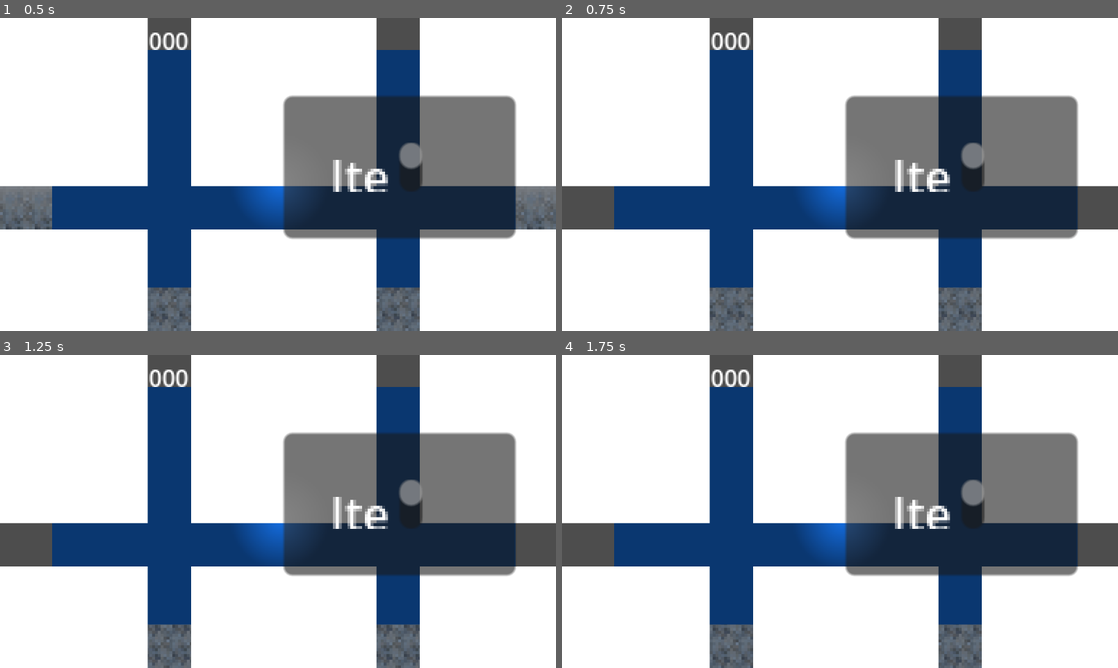
Above: before the commit, frames 1-4 (two rows, left to right).
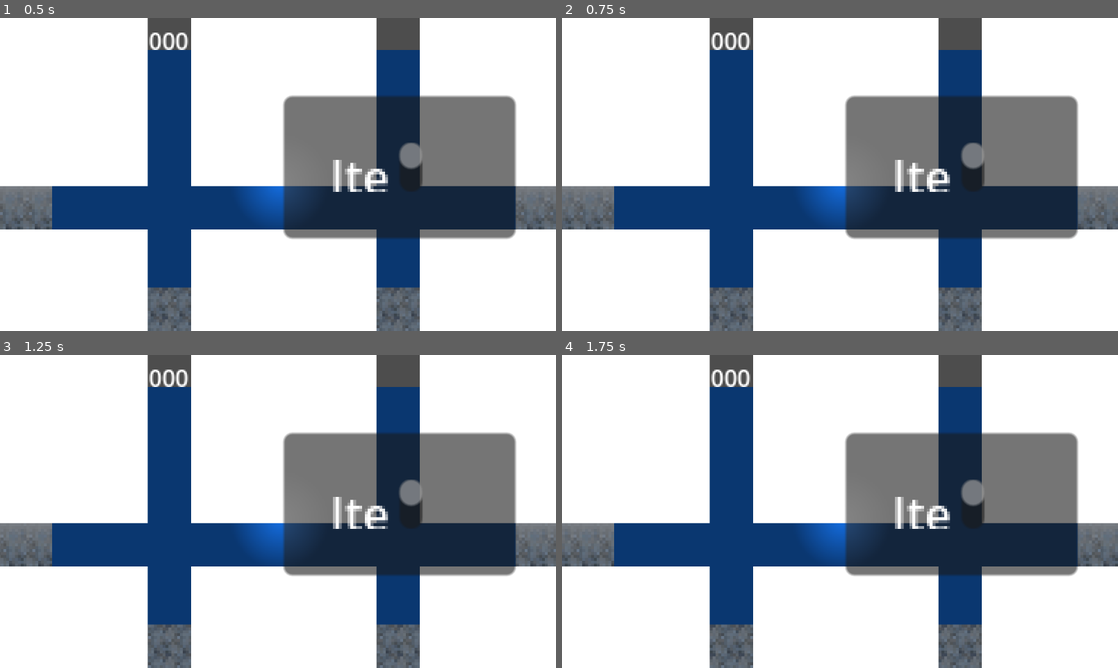
Above: after the commit, the same moments.

Repository: ThuyTran735/Asteroid-Psyche
Game: Godot game, scene res://Scenes/asteroid_psyche_two.tscn
The game is run twice, just before and just after one commit, with the same random seed, the same clock (stepped at 60 frames per second) and the same inputs. This scene is started directly instead of the project's main scene.
Inputs (mouse positions are in pixels of both pictures, inside the frame that each line leads up to):
- Up to frame 1 (0.5 s): no input
- Up to frame 2 (0.75 s): tap Enter at 0.5 s; move the mouse to (684, 61) at 0.52 s; hold D (move_right) from 0.53 s (still down); tap Space (jump) at 0.6 s
- Up to frame 3 (1.25 s): keep holding D (move_right); tap Space (jump) at 0.77, 1.07 s
- Up to frame 4 (1.75 s): keep holding D (move_right); move the mouse to (1006, 558) at 1.27 s; click (1006, 558) at 1.35 s; tap Space (jump) at 1.52, 1.55 s

Frame 1 is identical in both runs. In frame 2, 2.2% of the frame differs, in the area x 0-100%, y 53-100%; in frame 3, 2.2%; in frame 4, 2.3%.
Error in both runs: Invalid assignment of property or key 'z_index' with value of type 'int' on a base object of type 'null instance'. (res://Scripts/billy.gd:32)

Commit message:
added jump

Diff:
--- a/Godot/Scenes/asteroid_psyche.tscn
+++ b/Godot/Scenes/asteroid_psyche.tscn
@@ -507,4 +507,6 @@
 [node name="IwonderWhatThisDoes" type="AudioStreamPlayer" parent="Billy"]
 stream = ExtResource("35_8kxrm")
 
+[node name="jump" type="AudioStreamPlayer" parent="Billy"]
+
 [node name="block" type="AudioStreamPlayer" parent="."]
--- a/Godot/Scripts/billy.gd
+++ b/Godot/Scripts/billy.gd
@@ -87,6 +87,10 @@
 	var player_pos = global_position
 
 	if Input.is_action_just_pressed("jump") and is_on_floor():
+		var audio_player = $jump
+		var audio_stream1 = load("res://Assets/Audio/jump.mp3")
+		audio_player.stream = audio_stream1
+		audio_player.play()
 		velocity.y = JUMP_VELOCITY
 
 	var move_direction = Input.get_axis("move_left", "move_right")
Not shown, added: Godot/Assets/Audio/jump.mp3.import
Not shown, added: Godot/Assets/Audio/jump.mp3
